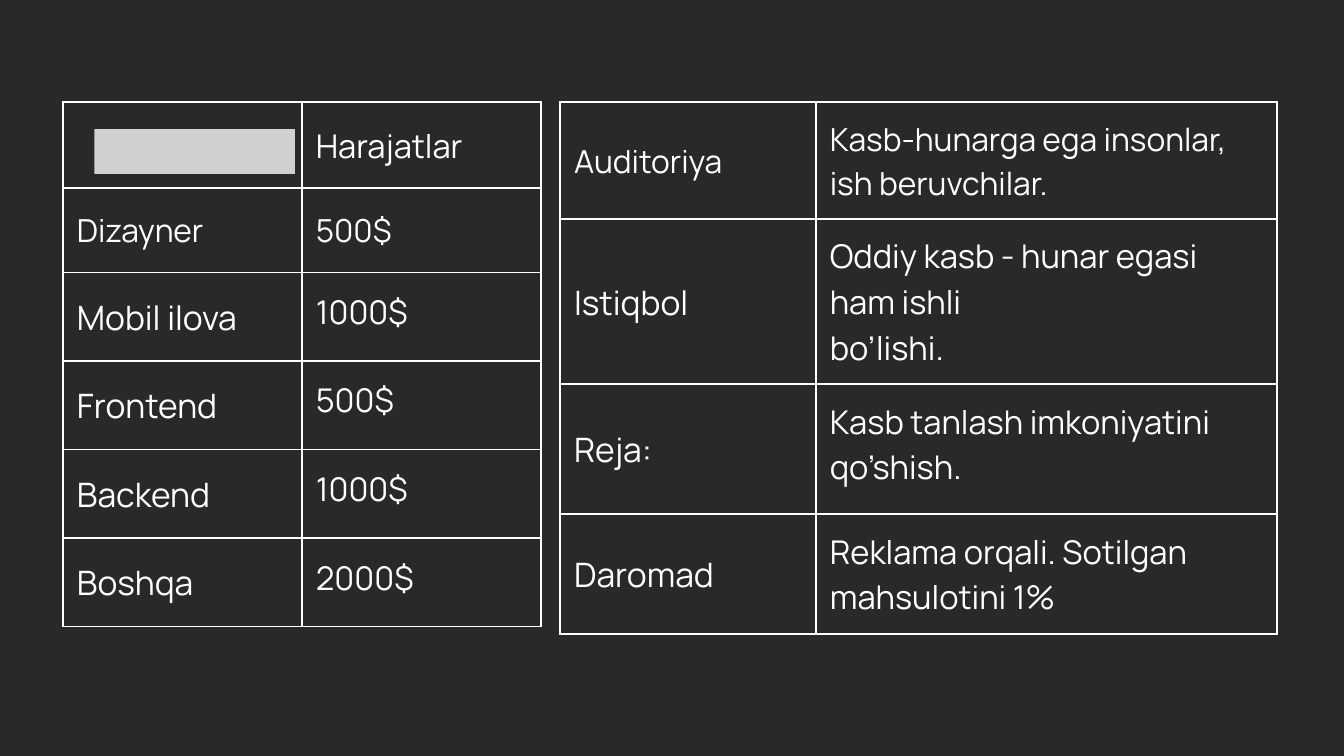
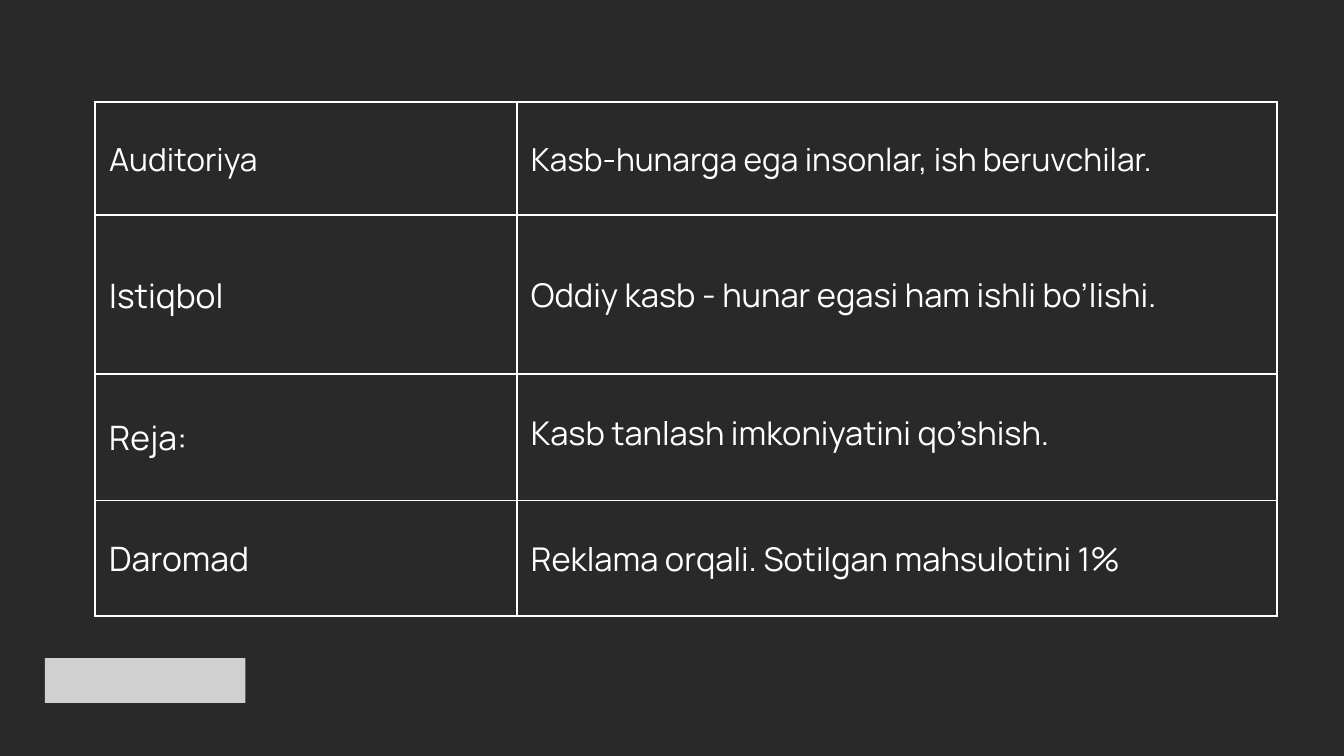
Before and after one commit to Texnovoy2024/nework, a slide deck: slide 5 of Hacaton 2024/Nework.pptx. Drawn at 1344x756 pixels with LibreOffice and Linux fonts; fonts in the diff are those of the drawing; grey boxes stand for pictures. Boxes give left, top, right and bottom in pixels: in the first picture for what was removed or moved away, otherwise in the second. Text is boxed around its words. In the diff, an @@ line names an element or a change of style, - is before the commit and + after.

```diff
--- a/Hacaton 2024/Nework.pptx
+++ b/Hacaton 2024/Nework.pptx
@@ table removed at bbox=[63, 102, 542, 626], 6 rows, 2 columns @@
- | Harajatlar
-Dizayner | 500$
-Mobil ilova | 1000$
-Frontend | 500$
-Backend | 1000$
-Boshqa | 2000$
@@ table at bbox=[95, 102, 1277, 616] @@
-row 2, column 2: Oddiy kasb - hunar egasi ham ishli / bo’lishi.
+row 2, column 2: Oddiy kasb - hunar egasi ham ishli bo’lishi.
@@ table: place and size @@
-table at bbox=[560, 102, 1277, 626]
+table at bbox=[95, 102, 1277, 616]
@@ picture: place and size @@
-picture at bbox=[94, 129, 294, 174]
+picture at bbox=[45, 658, 245, 703]
```
Also in this commit, not shown: 3 other slides changed, 4 slides added.
